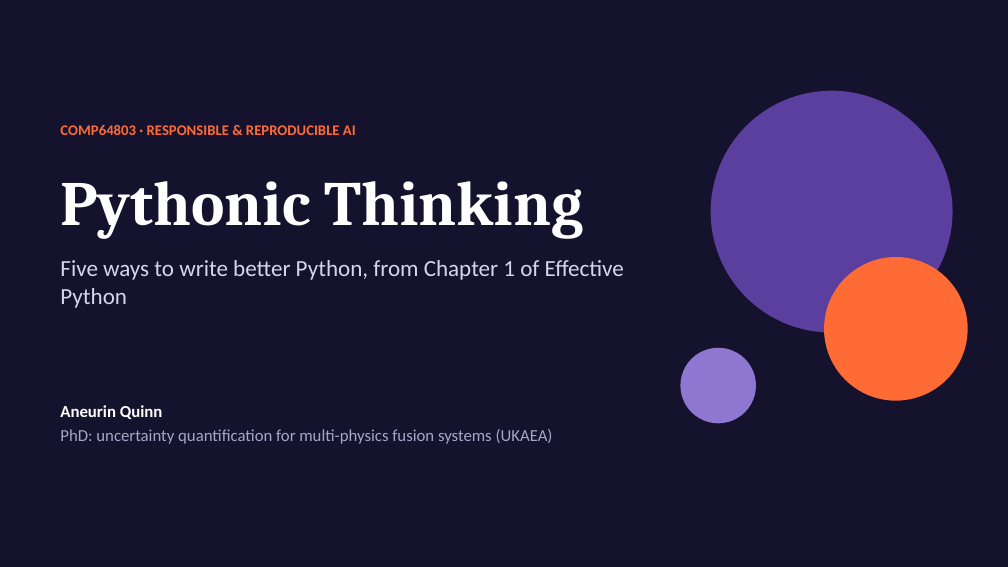
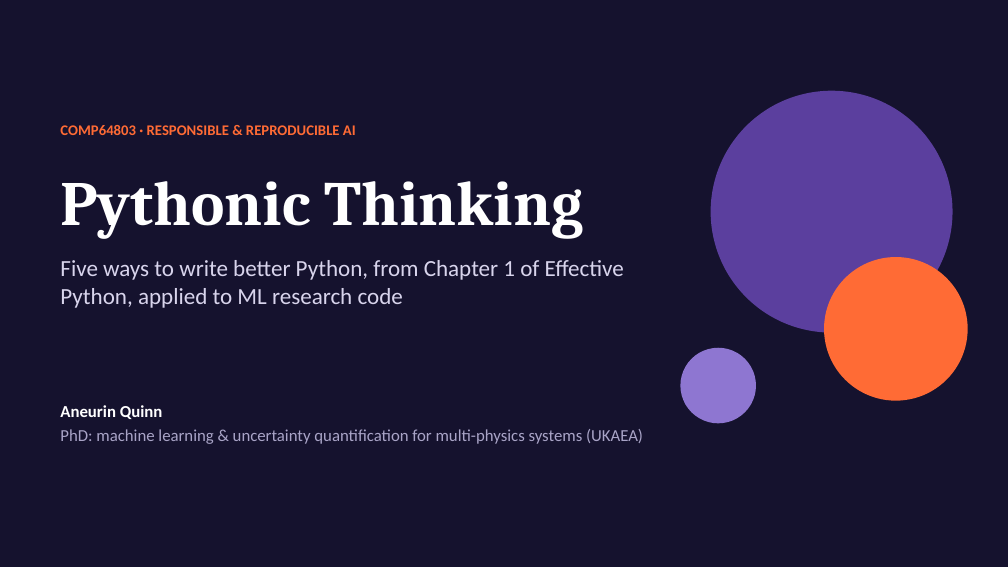
Before and after one commit to mingfeisun/COMP64803-Responsible-Reproducible-AI, a slide deck: slide 1 of cohort-2026/Aneurin_Quinn/Effective_Python/Pythonic_Thinking_AQ.pptx. Drawn at 1008x567 pixels with LibreOffice and Linux fonts; fonts in the diff are those of the drawing. Boxes give left, top, right and bottom in pixels: in the first picture for what was removed or moved away, otherwise in the second. Text is boxed around its words. In the diff, an @@ line names an element or a change of style, - is before the commit and + after.

```diff
--- a/cohort-2026/Aneurin_Quinn/Effective_Python/Pythonic_Thinking_AQ.pptx
+++ b/cohort-2026/Aneurin_Quinn/Effective_Python/Pythonic_Thinking_AQ.pptx
@@ text at [60, 260, 624, 308]: text changed @@
-Five ways to write better Python, from Chapter 1 of Effective Python
+Five ways to write better Python, from Chapter 1 of Effective Python, applied to ML research code
@@ text at [60, 429, 643, 444]: text changed @@
-PhD: uncertainty quantification for multi-physics fusion systems (UKAEA)
+PhD: machine learning & uncertainty quantification for multi-physics systems (UKAEA)
```
Also in this commit, not shown: 7 other slides changed, 2 slides added, 2 slides removed, 8 other files.
